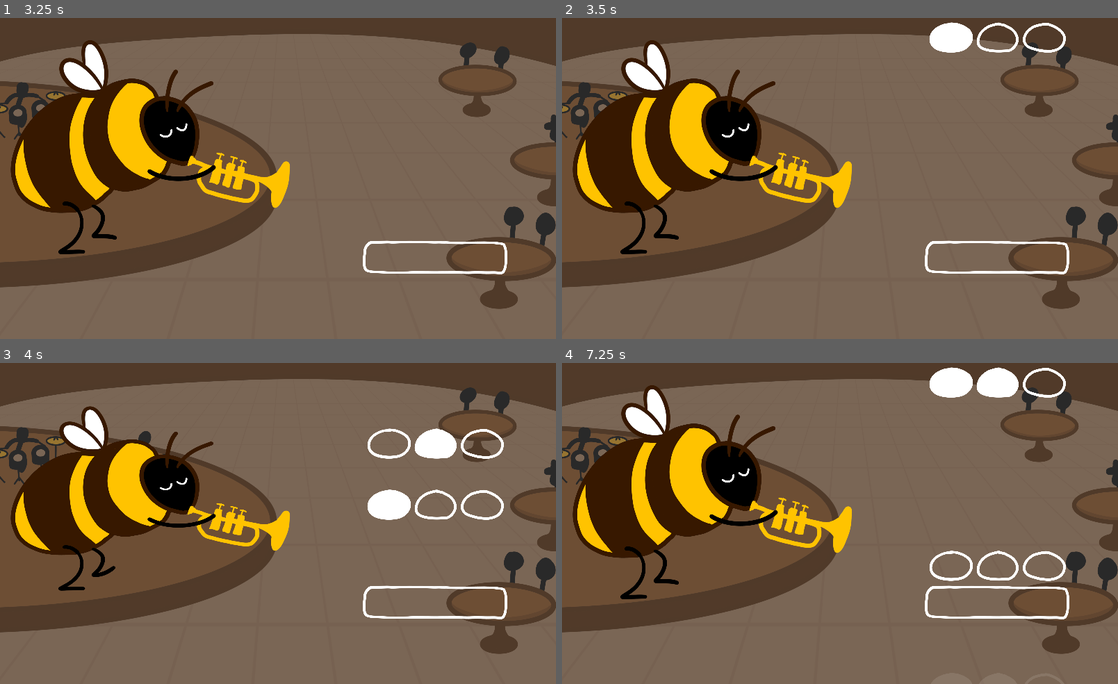
Above: before the commit, frames 1-4 (two rows, left to right).
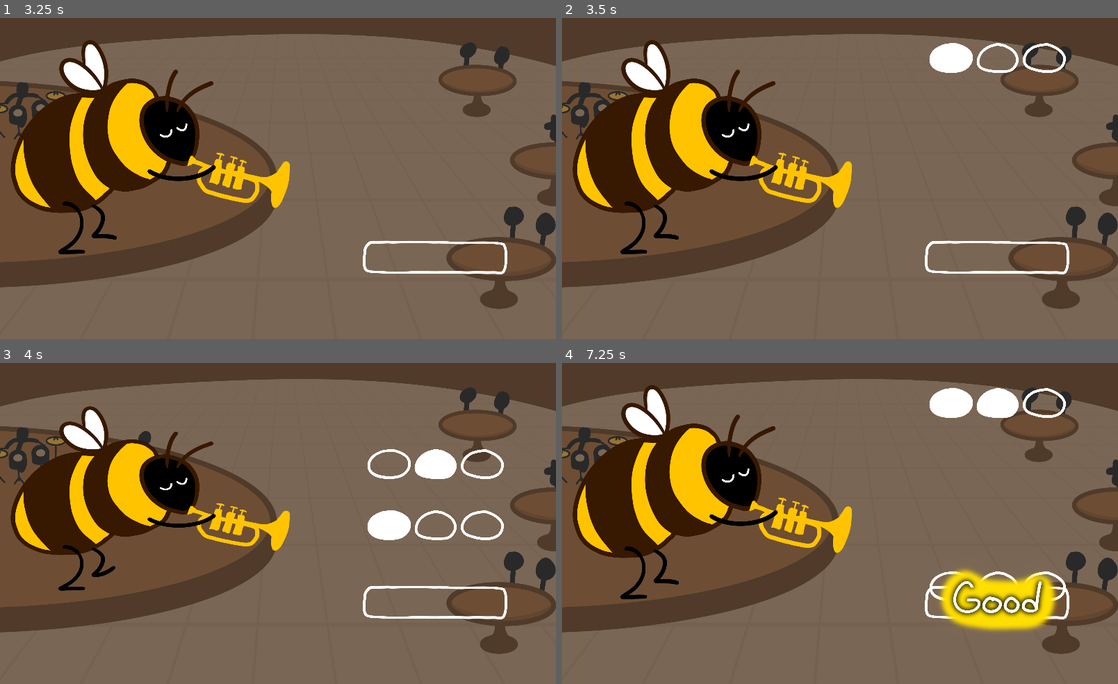
Above: after the commit, the same moments.

Repository: proximadams/Bee-Major
Game: Godot game, scene res://Scenes/MainScene.tscn
The game is run twice, just before and just after one commit, with the same random seed, the same clock (stepped at 60 frames per second) and the same inputs.
Inputs:
- Up to frame 1 (3.25 s): tap Enter at 0.5 s; hold Space (blow) 0.53-1.28 s; tap 7 (finger1) at 1.35 s; hold 8 (finger2) 2.03-2.78 s; tap 9 (finger3) at 2.85 s
- Up to frame 2 (3.5 s): no input
- Up to frame 3 (4 s): hold Space (blow) from 3.53 s (still down)
- Up to frame 4 (7.25 s): release Space (blow) at 4.28 s; tap 7 (finger1) at 4.35 s; hold 8 (finger2) 5.03-5.78 s; tap 9 (finger3) at 5.85 s; hold Space (blow) from 6.53 s (still down)

Frame 1 is identical in both runs. In frame 2, 1.6% of the frame differs, in the area x 66-91%, y 1-18%; in frame 3, 3.1%; in frame 4, 6.0%, in the area x 66-91%, y 1-84%.

Commit message:
timing adjustment

Diff:
--- a/Scripts/Valves.gd
+++ b/Scripts/Valves.gd
@@ -11,7 +11,7 @@
 var song = 'output'
 
 var lastNote
-var nextDist = -1500
+var nextDist = -1750
 var songArr
 var windowObj
 
